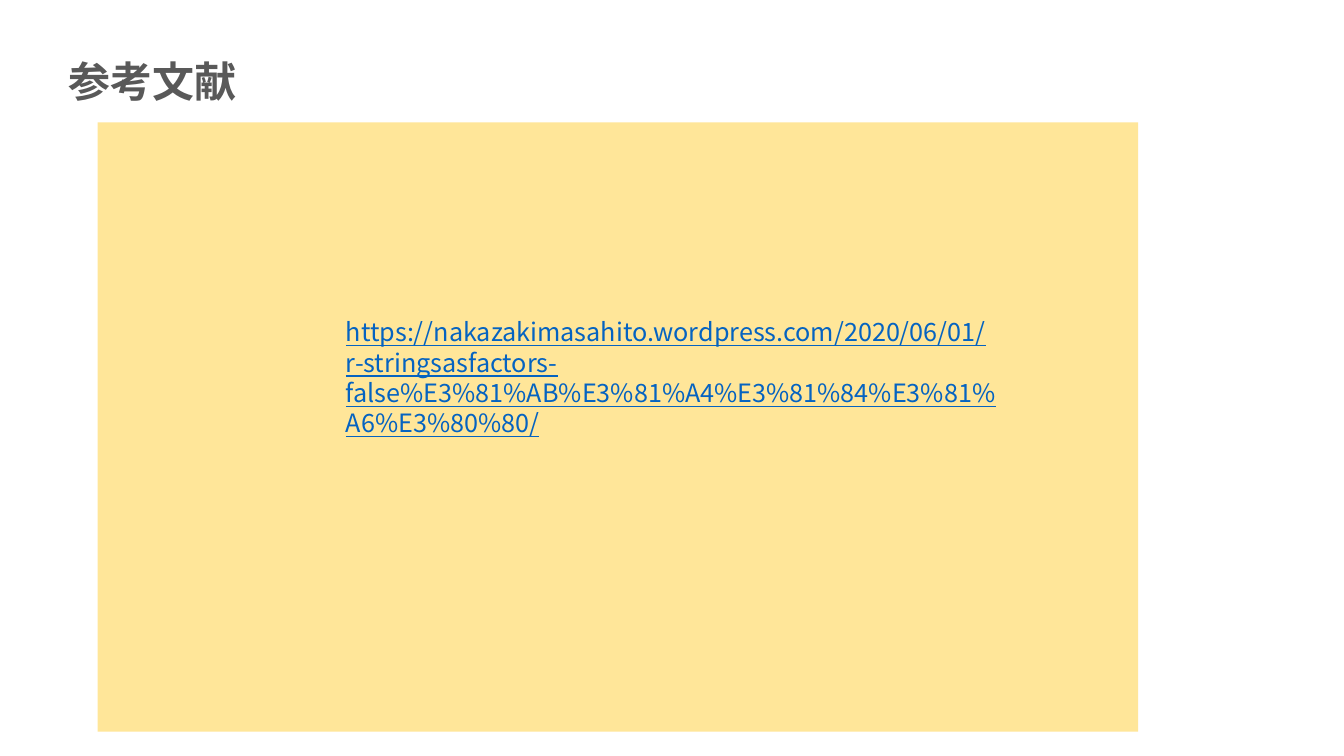
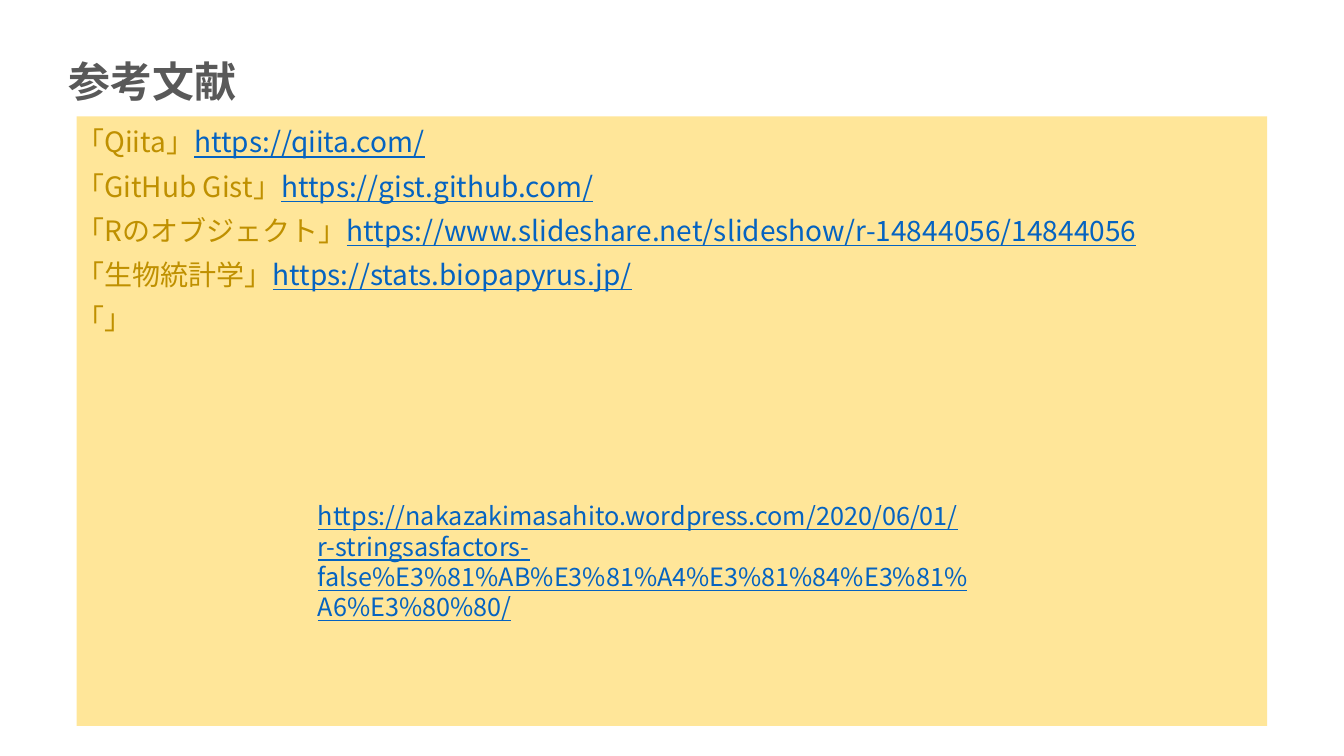
Before and after one commit to mei-517/r-practice-part3, a slide deck: slide 25 of 永井芽衣_Rpart3.pptx (slide 23 before the commit). Drawn at 1344x756 pixels with LibreOffice and Linux fonts; fonts in the diff are those of the drawing. Boxes give left, top, right and bottom in pixels: in the first picture for what was removed or moved away, otherwise in the second. Text is boxed around its words. In the diff, an @@ line names an element or a change of style, - is before the commit and + after.

```diff
--- a/永井芽衣_Rpart3.pptx
+++ b/永井芽衣_Rpart3.pptx
@@ rectangle resized from (x1=98, y1=122, x2=1138, y2=732) to (x1=77, y1=116, x2=1267, y2=726) @@
@@ subtitle added at (x1=76, y1=124, x2=1136, y2=337), 20 pt, text #0563C1, underline @@
+「Qiita」https://qiita.com/
+「GitHub Gist」https://gist.github.com/
+「Rのオブジェクト」https://www.slideshare.net/slideshow/r-14844056/14844056
+「生物統計学」https://stats.biopapyrus.jp/
+「」
@@ text "https://nakazakimasahito.wordpress.com/2020/06/01/r-stringsa ..." moved from (x1=346, y1=321, x2=995, y2=437) to (x1=318, y1=505, x2=968, y2=621) @@
```
Also in this commit, not shown: 4 other slides changed, 2 slides added, 1 other file.
